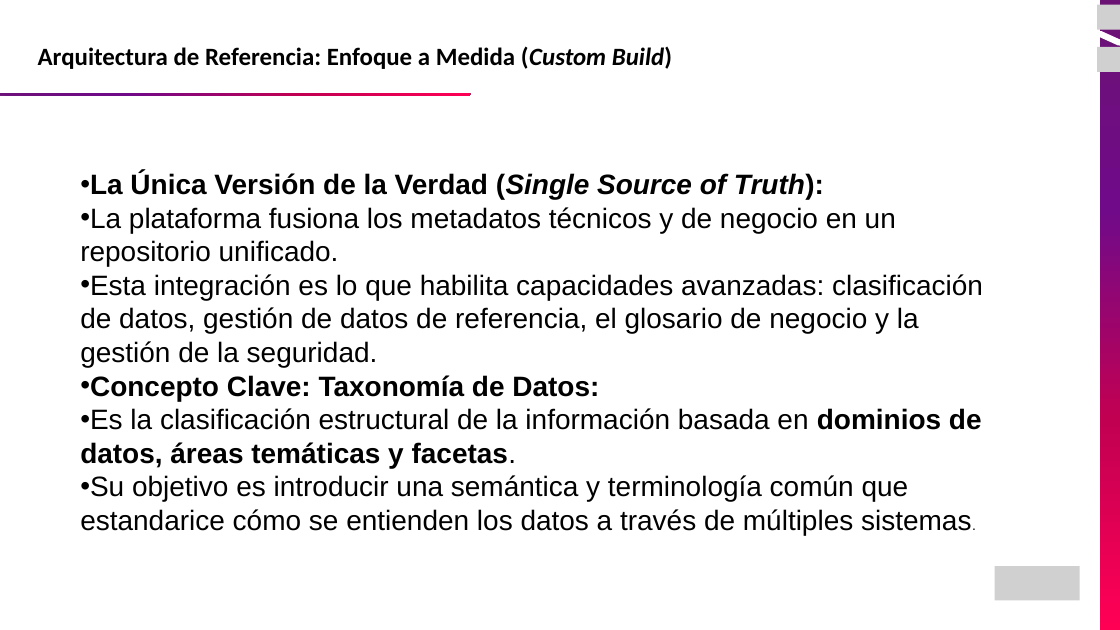
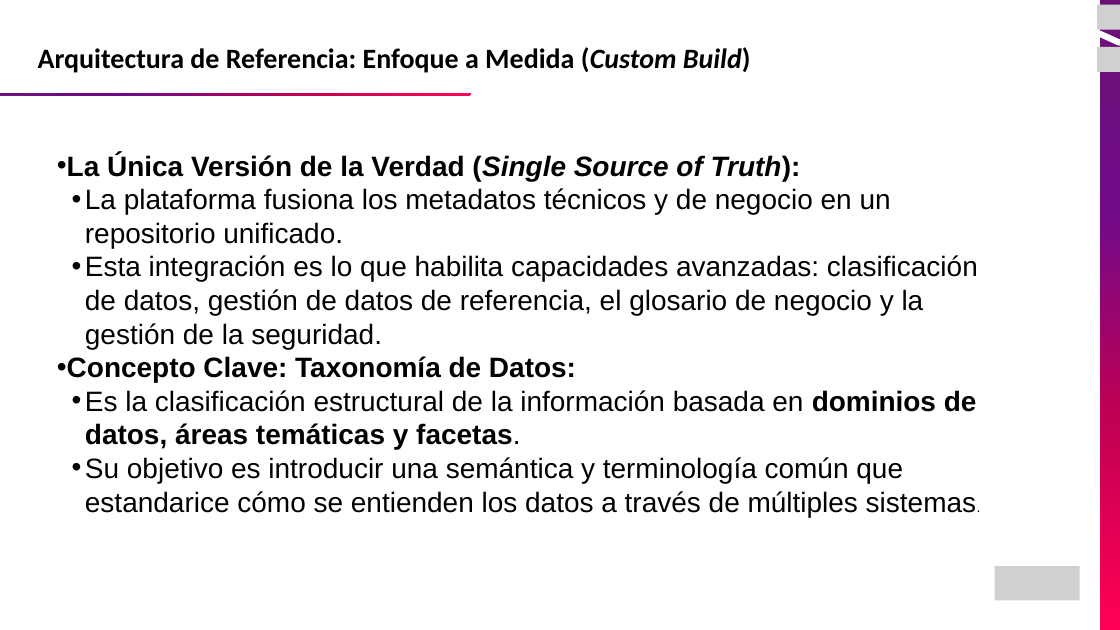
Before and after one commit to JEstebanMejiaV/curso-ingenieria-de-datos, a slide deck: slide 22 of modulo-06_Gobierno y Calidad de Datos/01_Introduccion Gobierno de Datos.pptx (slide 25 before the commit). Drawn at 1120x630 pixels with LibreOffice and Linux fonts; fonts in the diff are those of the drawing; grey boxes stand for pictures. Boxes give left, top, right and bottom in pixels: in the first picture for what was removed or moved away, otherwise in the second. Text is boxed around its words. In the diff, an @@ line names an element or a change of style, - is before the commit and + after.

```diff
--- a/modulo-06_Gobierno y Calidad de Datos/01_Introduccion Gobierno de Datos.pptx
+++ b/modulo-06_Gobierno y Calidad de Datos/01_Introduccion Gobierno de Datos.pptx
@@ text "Arquitectura de Referencia: Enfoque a ..." at (38,47,751,73): size 32 to 36 pt @@
@@ text "La Única Versión de la ...": place and size @@
-text "La Única Versión de la ..." at (80,172,983,535)
+text "La Única Versión de la ..." at (67,154,978,517)
@@ text at (85,188,978,517): list level 1 to 2 in "La plataforma fusiona los metadatos ..."; list level 1 to 2 in "Esta integración es lo que ..."; list level 1 to 2 in "Es la clasificación estructural de ..."; list level 1 to 2 in "Su objetivo es introducir una ..." @@
```
Also in this commit, not shown: 16 other slides changed, 2 slides added, 5 slides removed, 3 other files.
